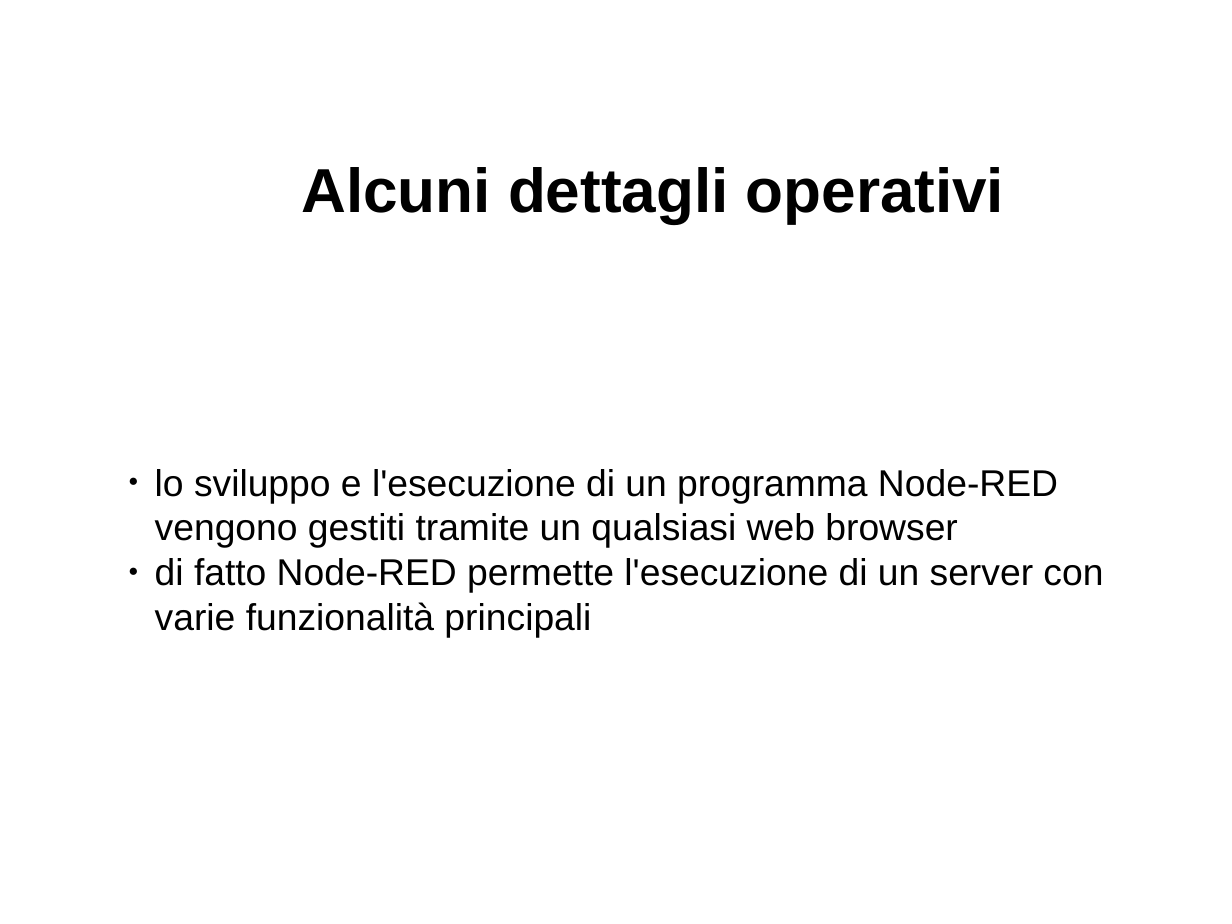
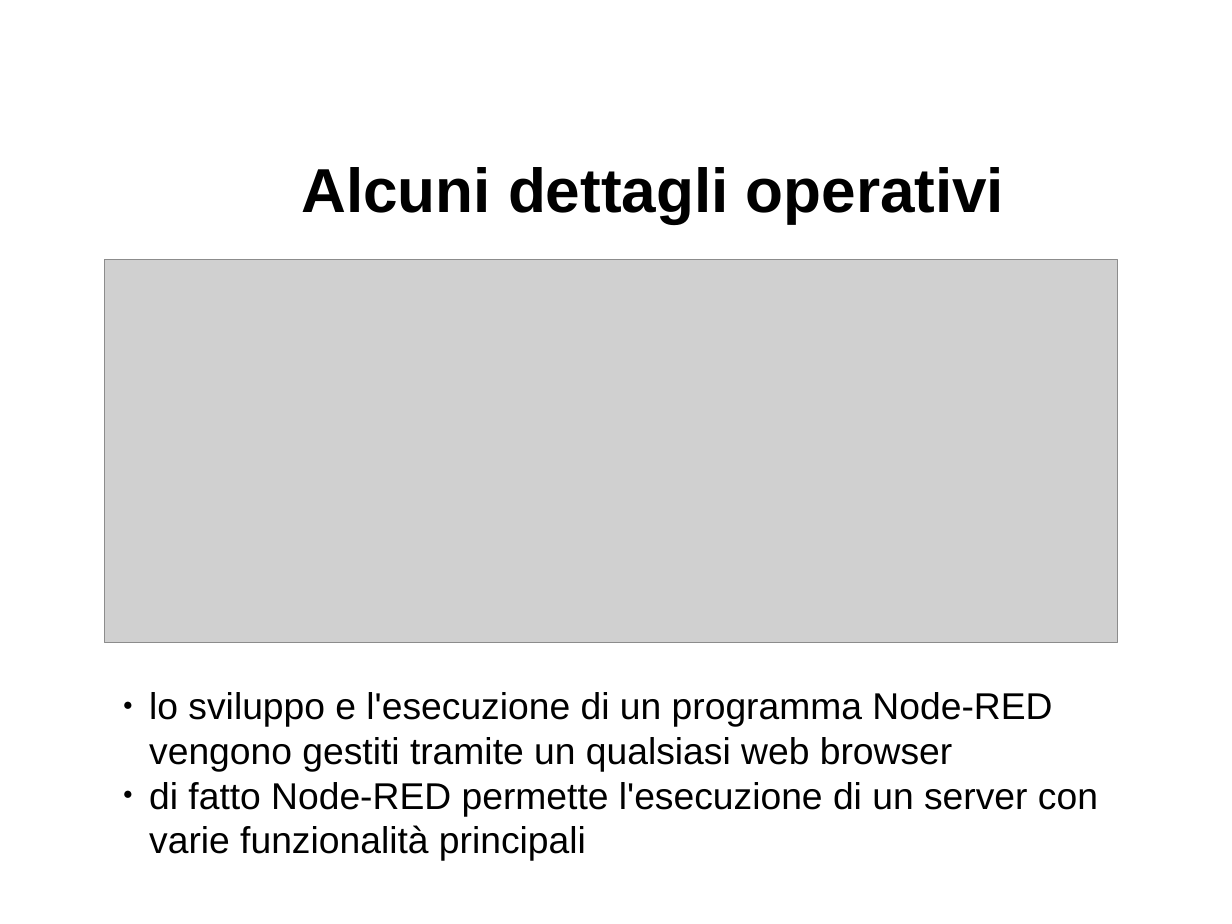
Before and after one commit to davideancona/minicorsiRAISE, a slide deck: slide 6 of iot/NodeRED.odp. Drawn at 1232x924 pixels with LibreOffice and Linux fonts; fonts in the diff are those of the drawing; grey boxes stand for pictures. Boxes give left, top, right and bottom in pixels: in the first picture for what was removed or moved away, otherwise in the second. Text is boxed around its words. In the diff, an @@ line names an element or a change of style, - is before the commit and + after.

```diff
--- a/iot/NodeRED.odp
+++ b/iot/NodeRED.odp
@@ picture added at box(104, 259, 1118, 643) @@
@@ text "lo sviluppo e l'esecuzione di ...": place and size @@
-text "lo sviluppo e l'esecuzione di ..." at box(155, 469, 1103, 638)
+text "lo sviluppo e l'esecuzione di ..." at box(149, 692, 1098, 861)
```
Also in this commit, not shown: 2 other slides changed, 4 other files.
